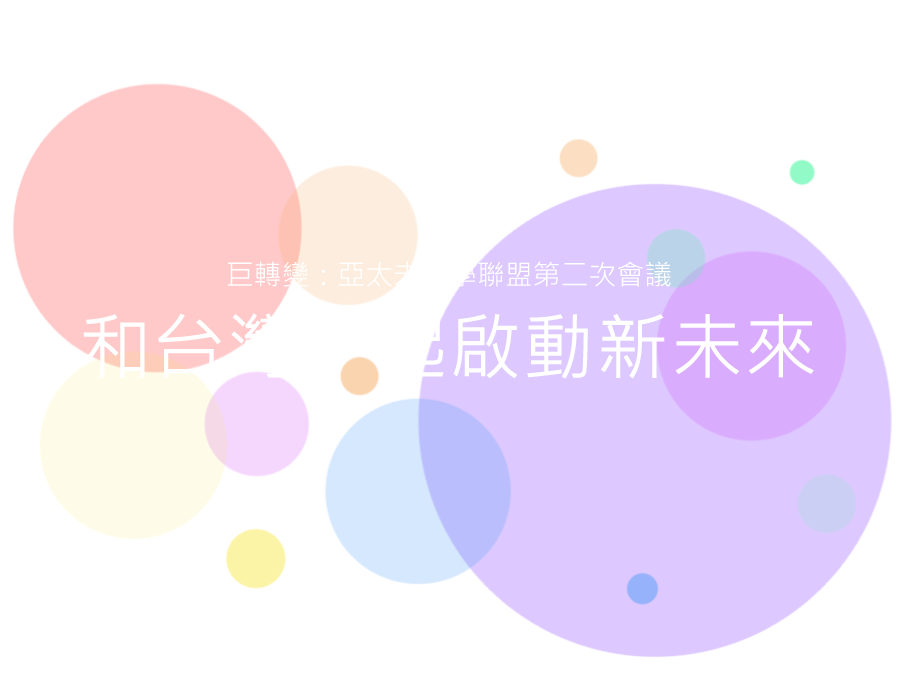
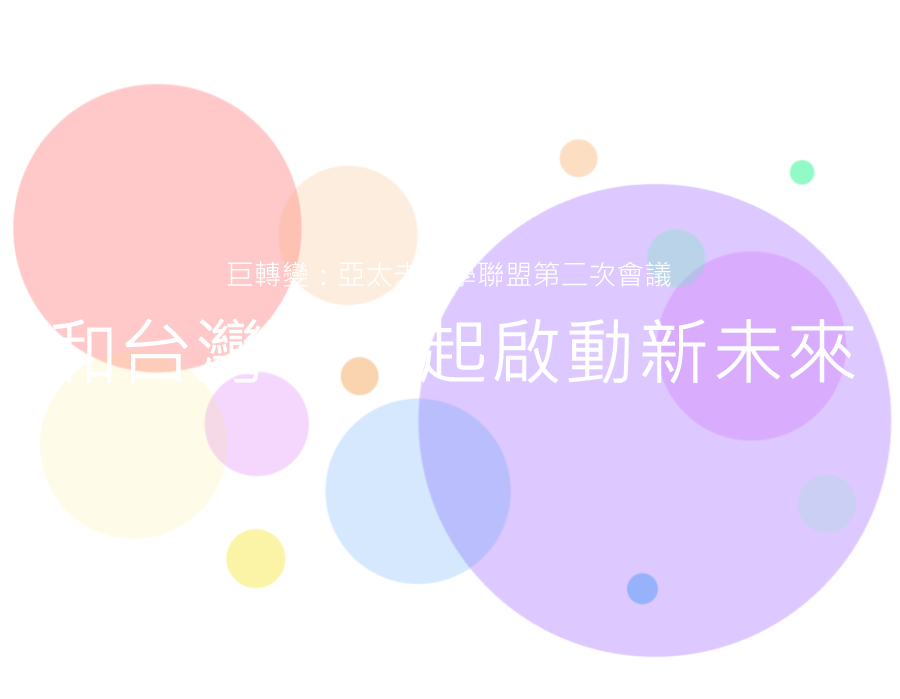
Two versions of the same layered image (900 × 699). Layer-by-layer changes:
renamed "和台灣一起啟動新未來" to "和台灣。一起啟動新未來", painted on it over [53,313,855,384]
